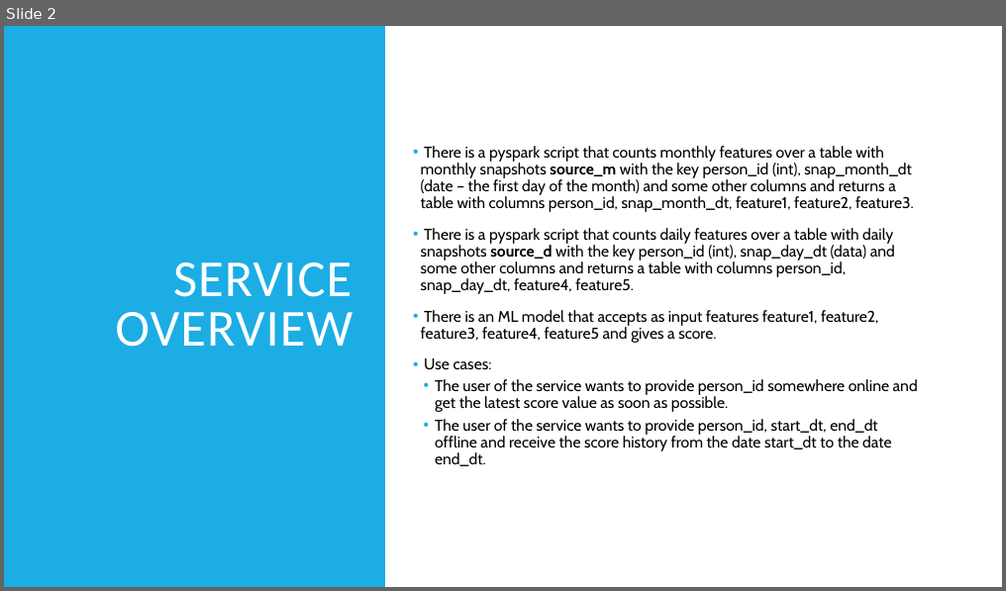
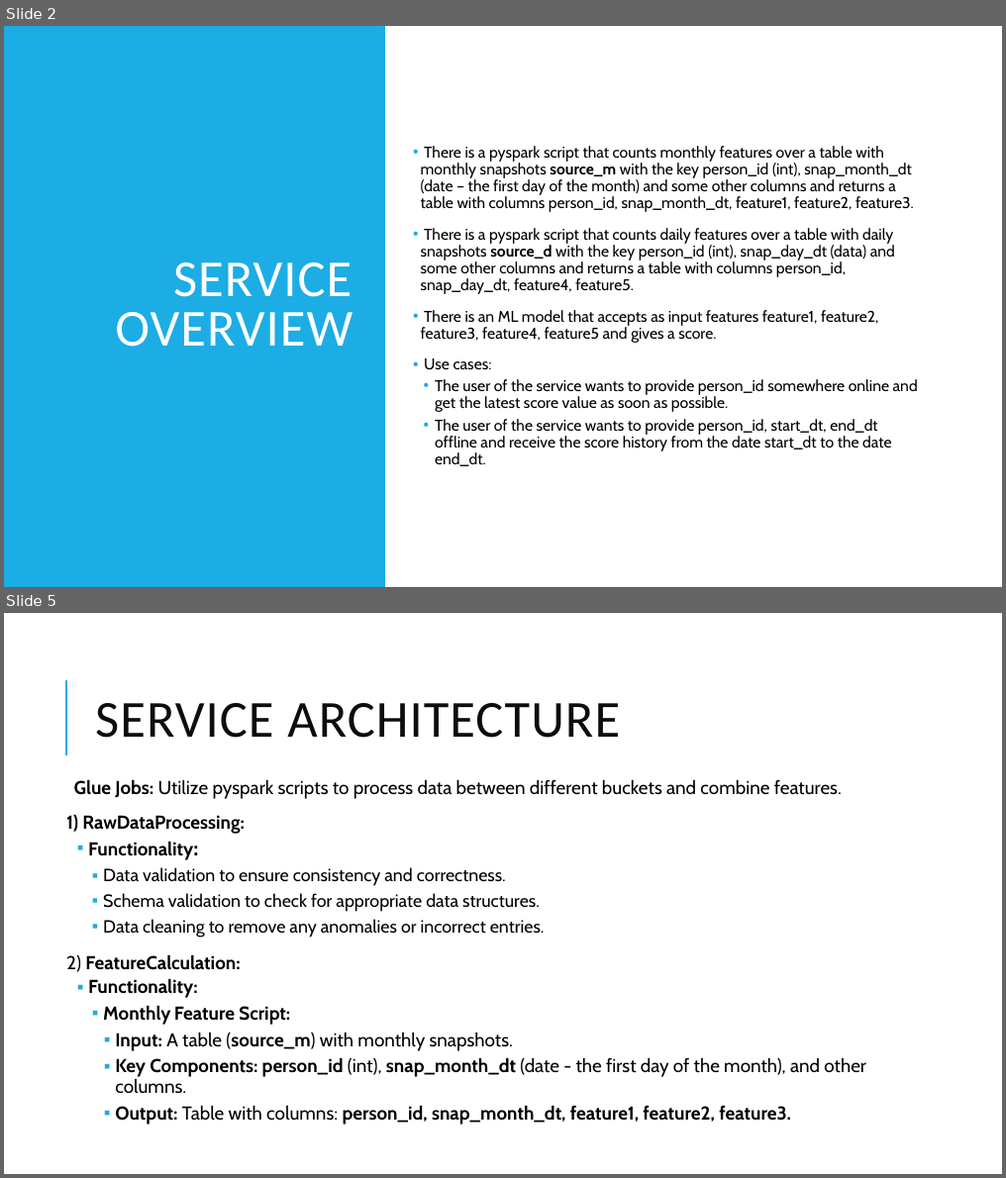
Before and after one commit to VolodymyrPavliv/score_sight, a slide deck: Score Sight Service.pptx. Shown one above the other, each under a label of ours: slide 2 before the commit, slides 2 and 5 after it; the slides between them are not shown. The pictures are 1006x591 and 1006x1178 pixels, drawn with LibreOffice and Linux fonts; fonts in the diff are those of the drawing. Boxes give left, top, right and bottom in pixels: in the first picture for what was removed or moved away, otherwise in the second. Text is boxed around its words. In the diff, an @@ line names an element or a change of style, - is before the commit and + after.

Commit message:
Complet Score Sight Service presantation

```diff
--- a/Score Sight Service.pptx
+++ b/Score Sight Service.pptx
@@ slide 5 added at <box>4,613,1002,1174</box>, background #FFFFFF @@
@@ line added from (66, 756) to (66, 680), #1CADE4 1.5 pt @@
@@ title added at <box>95,703,620,738</box>, 50 pt, text #0D0D0D @@
+SERVICE ARCHITECTURE
@@ text added at <box>66,779,866,1125</box>, 18 pt, text #000000 @@
+  Glue Jobs: Utilize pyspark scripts to process data between different buckets and combine features.
+1) RawDataProcessing:
+  ▪ Functionality:
+    ▪ Data validation to ensure consistency and correctness.
+    ▪ Schema validation to check for appropriate data structures.
+    ▪ Data cleaning to remove any anomalies or incorrect entries.
+2) FeatureCalculation:
+  ▪ Functionality:
+    ▪ Monthly Feature Script:
+      ▪ Input: A table (source_m) with monthly snapshots.
+      ▪ Key Components: person_id (int), snap_month_dt (date - the first day of the month), and other columns.
+      ▪ Output: Table with columns: person_id, snap_month_dt, feature1, feature2, feature3.
```
Also in this commit, not shown: 1 slide changed, 5 other slides added.
